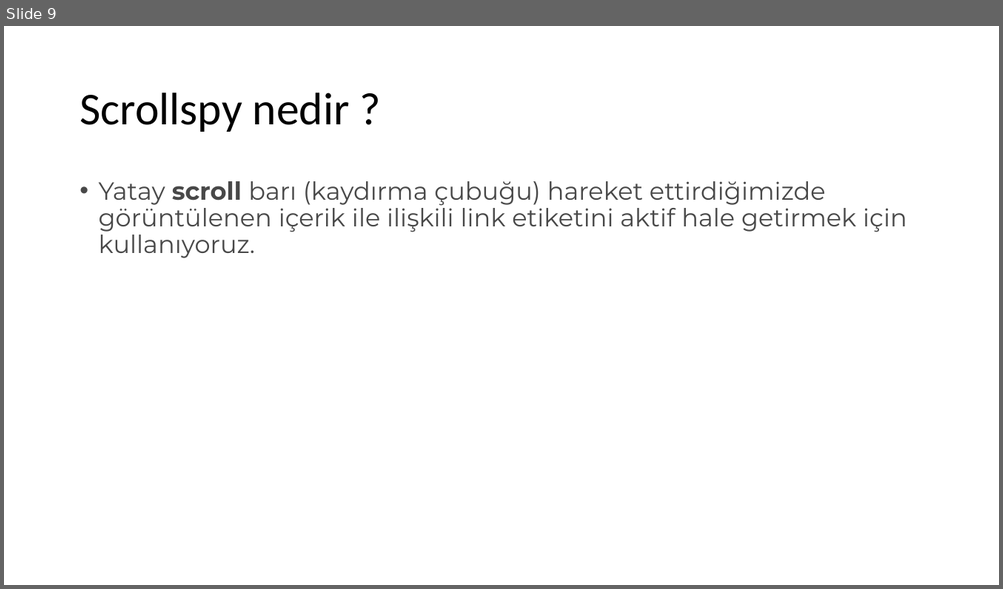
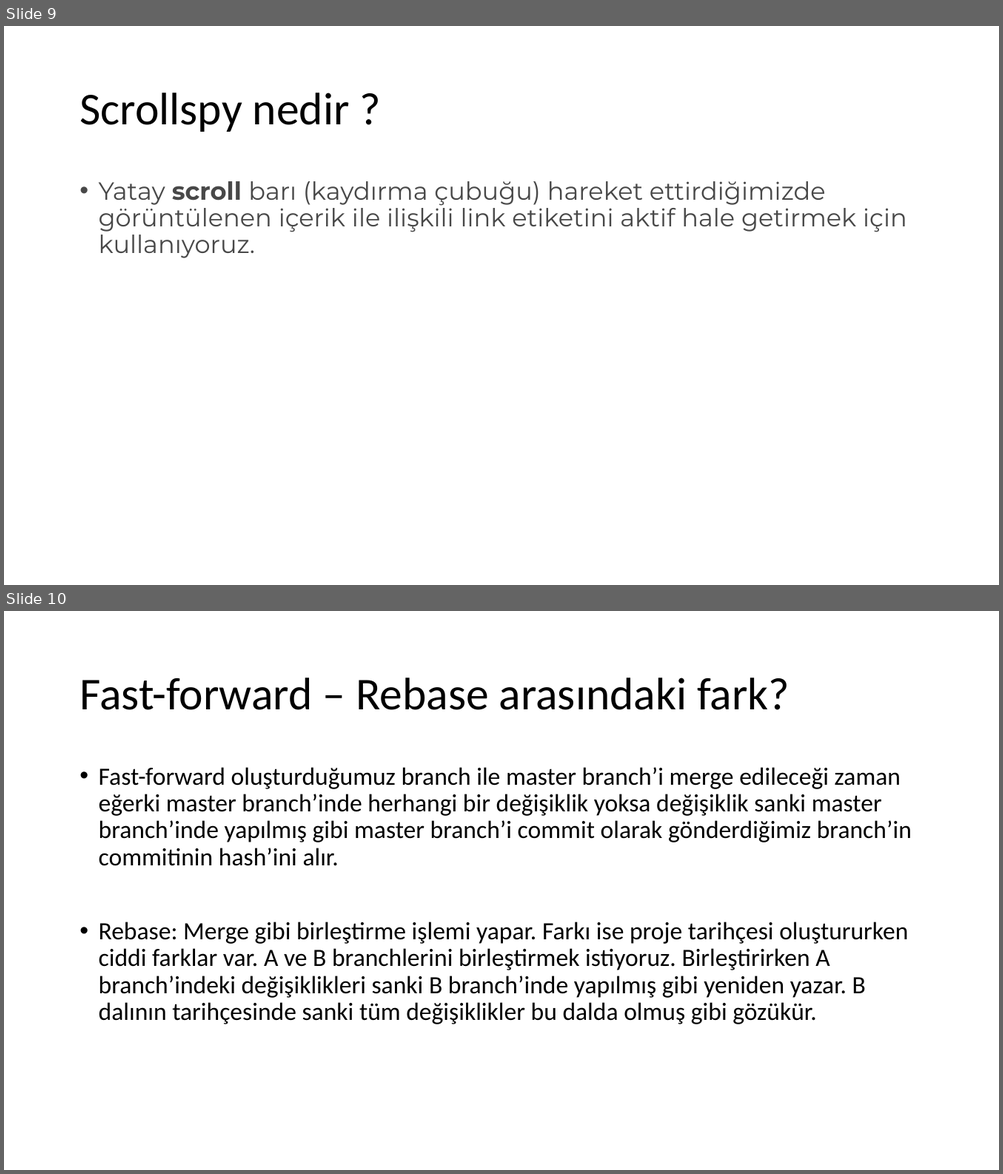
Before and after one commit to TechCareer-FrontEnd-1/tubisad-frontend-ArdicMehmet, a slide deck: research assignments.pptx. Shown one above the other, each under a label of ours: slide 9 before the commit, slides 9 and 10 after it. The pictures are 1003x589 and 1003x1174 pixels, drawn with LibreOffice and Linux fonts; fonts in the diff are those of the drawing. Boxes give left, top, right and bottom in pixels: in the first picture for what was removed or moved away, otherwise in the second. Text is boxed around its words. In the diff, an @@ line names an element or a change of style, - is before the commit and + after.

Commit message:
different to Rebase and fast-forward added to research assigments

```diff
--- a/research assignments.pptx
+++ b/research assignments.pptx
@@ slide 10 added at [4, 611, 999, 1170], background #FFFFFF @@
@@ title added at [79, 678, 789, 710], 44 pt, text #000000 @@
+Fast-forward – Rebase arasındaki fark?
@@ text added at [99, 767, 911, 1025], 24 pt, text #000000 @@
+• Fast-forward oluşturduğumuz branch ile master branch’i merge edileceği zaman eğerki master branch’inde herhangi bir değişiklik yoksa değişiklik sanki master branch’inde yapılmış gibi master branch’i commit olarak gönderdiğimiz branch’in commitinin hash’ini alır.
+• Rebase: Merge gibi birleştirme işlemi yapar. Farkı ise proje tarihçesi oluştururken ciddi farklar var. A ve B branchlerini birleştirmek istiyoruz. Birleştirirken A branch’indeki değişiklikleri sanki B branch’inde yapılmış gibi yeniden yazar. B dalının tarihçesinde sanki tüm değişiklikler bu dalda olmuş gibi gözükür.
```
